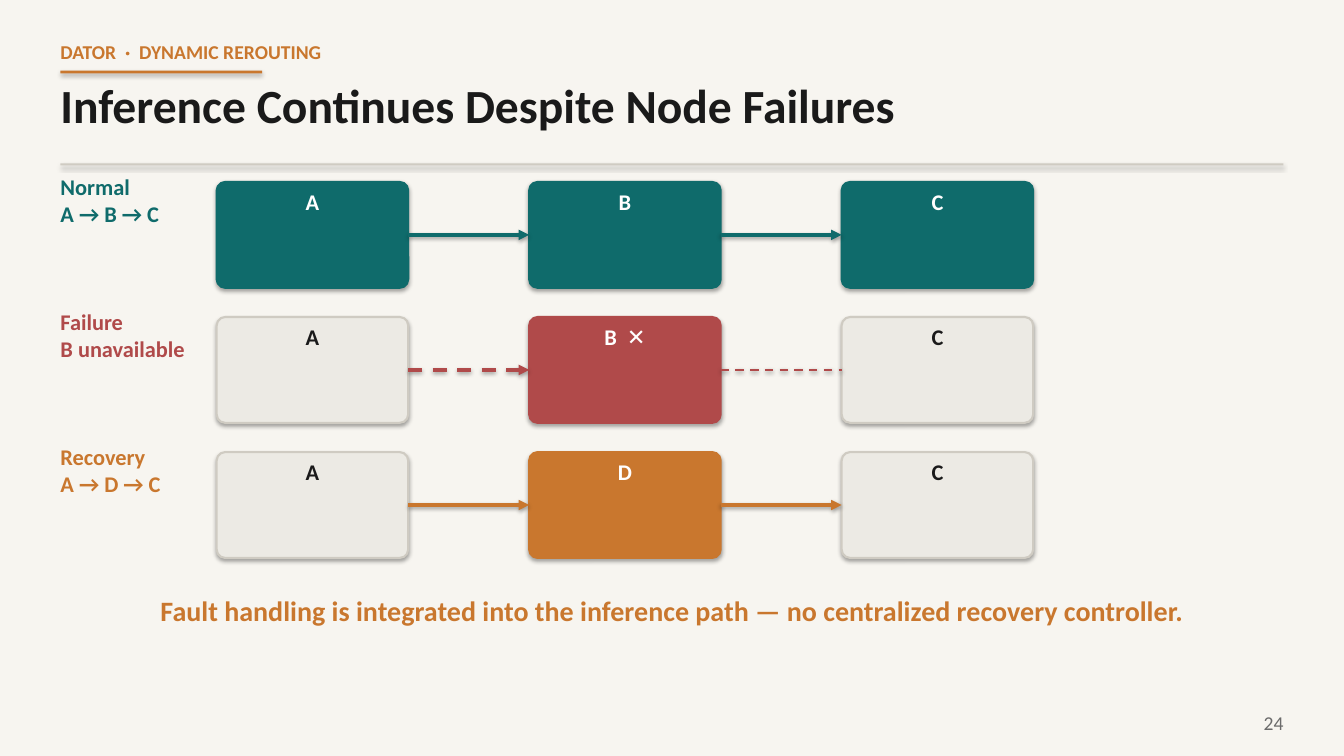
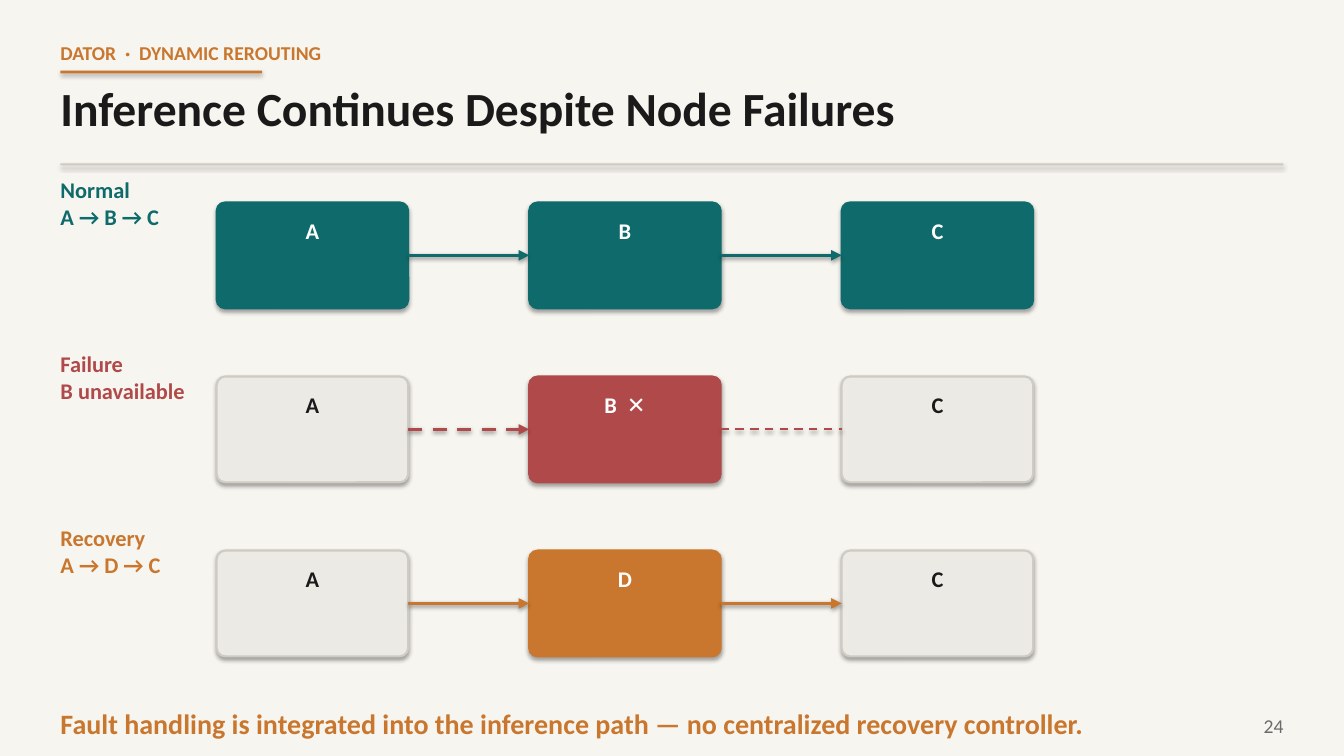
Before and after one commit to arjun1Fa/Task_Mesh, a slide deck: slide 24 of Adaptive_Distributed_AI_Inference_Seminar.pptx. Drawn at 1344x756 pixels with LibreOffice and Linux fonts; fonts in the diff are those of the drawing. Boxes give left, top, right and bottom in pixels: in the first picture for what was removed or moved away, otherwise in the second. Text is boxed around its words. In the diff, an @@ line names an element or a change of style, - is before the commit and + after.

```diff
--- a/Adaptive_Distributed_AI_Inference_Seminar.pptx
+++ b/Adaptive_Distributed_AI_Inference_Seminar.pptx
@@ 3 rounded rectangles, 2 arrows: place and size @@
-3 rounded rectangles, 2 arrows at bbox=[217, 181, 1033, 287]
+3 rounded rectangles, 2 arrows at bbox=[217, 203, 1033, 309]
@@ text "A": place and size @@
-text "A" at bbox=[306, 195, 320, 210]
+text "A" at bbox=[306, 224, 320, 239]
@@ text "B": place and size @@
-text "B" at bbox=[619, 195, 632, 210]
+text "B" at bbox=[619, 224, 632, 239]
@@ text "C": place and size @@
-text "C" at bbox=[932, 195, 944, 210]
+text "C" at bbox=[932, 224, 944, 239]
@@ text "Failure B unavailable": place and size @@
-text "Failure B unavailable" at bbox=[60, 314, 185, 357]
+text "Failure B unavailable" at bbox=[60, 356, 185, 399]
@@ text "A": place and size @@
-text "A" at bbox=[306, 330, 320, 345]
+text "A" at bbox=[306, 398, 320, 413]
@@ text "B ✕": place and size @@
-text "B ✕" at bbox=[604, 330, 617, 345]
+text "B ✕" at bbox=[604, 398, 617, 413]
@@ text "C": place and size @@
-text "C" at bbox=[932, 330, 944, 345]
+text "C" at bbox=[932, 398, 944, 413]
@@ 3 rounded rectangles, 1 arrow, 1 line: place and size @@
-3 rounded rectangles, 1 arrow, 1 line at bbox=[217, 318, 1033, 423]
+3 rounded rectangles, 1 arrow, 1 line at bbox=[217, 376, 1033, 482]
@@ text "Recovery A → D → ...": place and size @@
-text "Recovery A → D → ..." at bbox=[60, 450, 161, 492]
+text "Recovery A → D → ..." at bbox=[60, 531, 161, 573]
@@ text "A": place and size @@
-text "A" at bbox=[306, 465, 320, 480]
+text "A" at bbox=[306, 572, 320, 587]
@@ text "D": place and size @@
-text "D" at bbox=[618, 465, 632, 480]
+text "D" at bbox=[618, 572, 632, 587]
@@ text "C": place and size @@
-text "C" at bbox=[932, 465, 944, 480]
+text "C" at bbox=[932, 572, 944, 587]
@@ 3 rounded rectangles, 2 arrows: place and size @@
-3 rounded rectangles, 2 arrows at bbox=[217, 453, 1033, 559]
+3 rounded rectangles, 2 arrows at bbox=[217, 551, 1033, 656]
@@ text "Fault handling is integrated into ...": place and size @@
-text "Fault handling is integrated into ..." at bbox=[160, 601, 1183, 626]
+text "Fault handling is integrated into ..." at bbox=[60, 714, 1083, 739]
@@ text "Fault handling is integrated into ..." at bbox=[60, 714, 1083, 739]: alignment centre to left @@
```
Also in this commit, not shown: 25 other slides changed, 5 other files.
